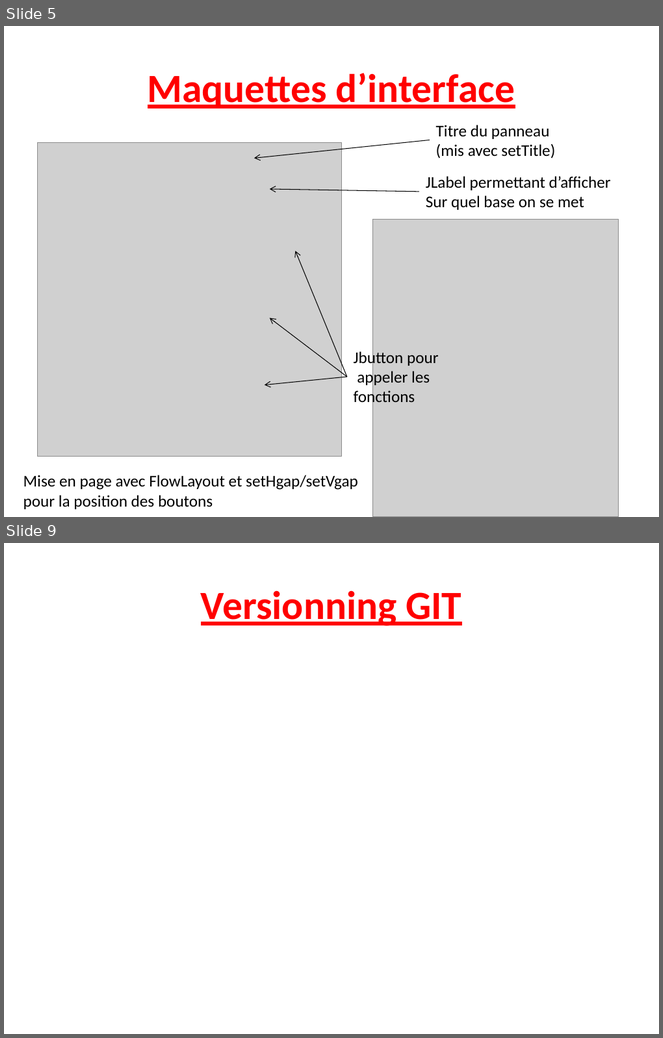
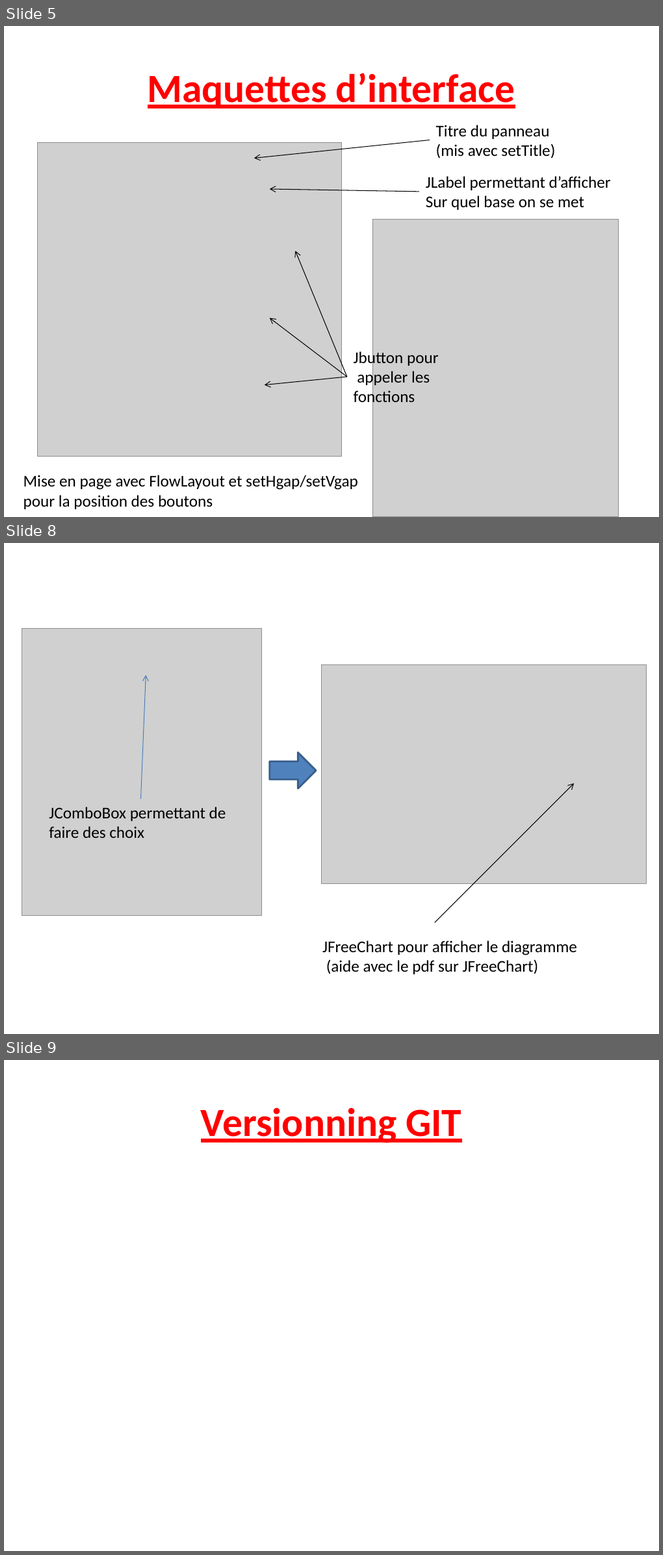
Before and after one commit to Skyfire27/Project-Java, a slide deck: PROJET POO Java/Projet_Java_TAN_RINJARD.pptx. Shown one above the other, each under a label of ours: slides 5 and 9 before the commit, slides 5, 8 and 9 after it; the slides between them are not shown. The pictures are 663x1038 and 663x1555 pixels, drawn with LibreOffice and Linux fonts; fonts in the diff are those of the drawing; grey boxes stand for pictures. Boxes give left, top, right and bottom in pixels: in the first picture for what was removed or moved away, otherwise in the second. Text is boxed around its words. In the diff, an @@ line names an element or a change of style, - is before the commit and + after.

```diff
--- a/PROJET POO Java/Projet_Java_TAN_RINJARD.pptx
+++ b/PROJET POO Java/Projet_Java_TAN_RINJARD.pptx
@@ slide 8 added at bbox=[4, 543, 659, 1034], background #FFFFFF @@
@@ picture added at bbox=[22, 629, 262, 916] @@
@@ arrow added from (141, 799) to (146, 676), #4B7EBC 0.75 pt @@
@@ picture added at bbox=[321, 665, 646, 884] @@
@@ right arrow added at bbox=[270, 753, 317, 789], fill #4F81BD, outline #3A5F8C 2 pt @@
@@ arrow added from (434, 923) to (574, 783), #000000 0.75 pt @@
@@ text added at bbox=[49, 807, 226, 838], 18 pt, text #000000 @@
+JComboBox permettant de
+faire des choix
@@ text added at bbox=[322, 941, 577, 975], 18 pt, text #000000 @@
+JFreeChart pour afficher le diagramme
+(aide avec le pdf sur JFreeChart)
```
Also in this commit, not shown: 1 slide changed, 1 other slide added, 2 slides removed.
